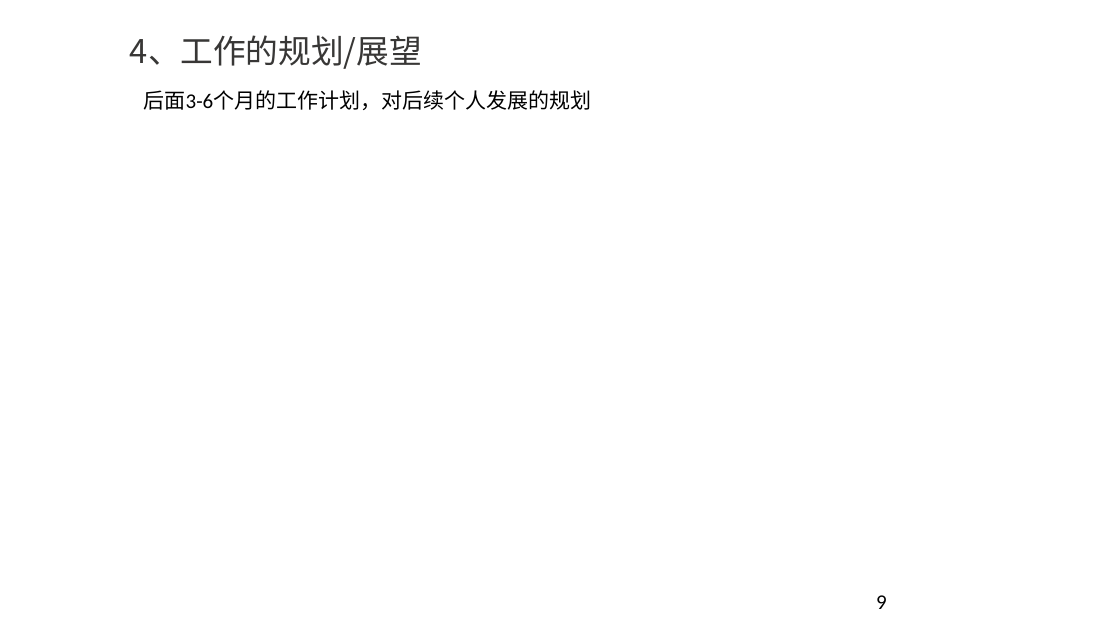
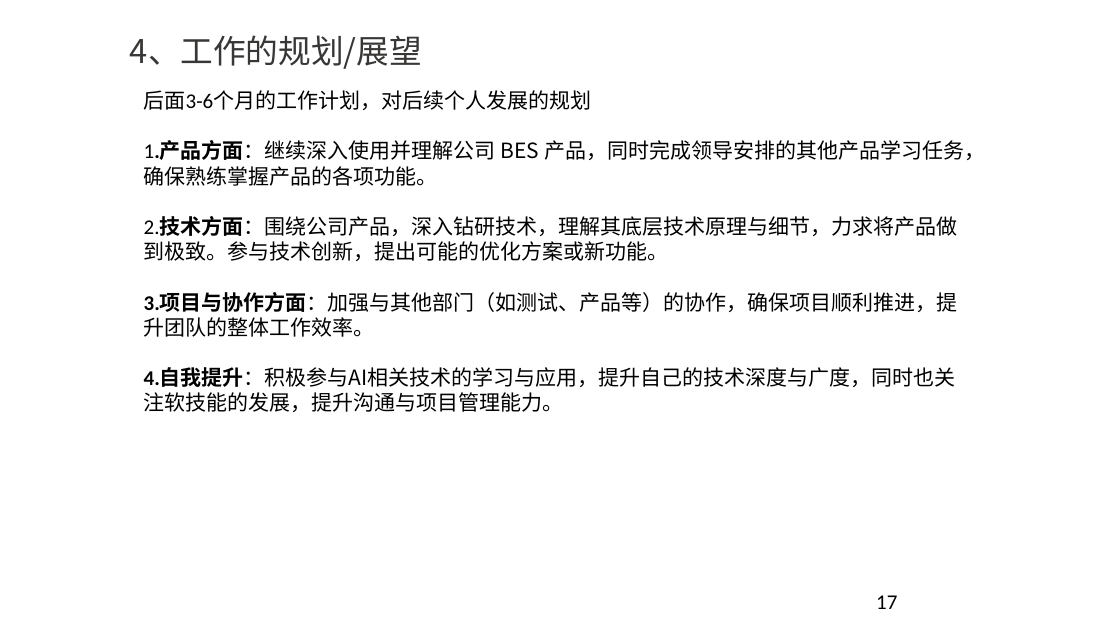
Before and after one commit to YouYouYouYouChe/Documents, a slide deck: slide 17 of 任职资格评审ppt-李世龙.pptx (slide 9 before the commit). Drawn at 1120x630 pixels with LibreOffice and Linux fonts; fonts in the diff are those of the drawing; background and template pictures are left out. Boxes give left, top, right and bottom in pixels: in the first picture for what was removed or moved away, otherwise in the second. Text is boxed around its words. In the diff, an @@ line names an element or a change of style, - is before the commit and + after.

```diff
--- a/任职资格评审ppt-李世龙.pptx
+++ b/任职资格评审ppt-李世龙.pptx
@@ text at (x1=144, y1=140, x2=985, y2=412): paragraphs added @@
+1.产品方面：继续深入使用并理解公司 BES 产品，同时完成领导安排的其他产品学习任务，确保熟练掌握产品的各项功能。
+2.技术方面：围绕公司产品，深入钻研技术，理解其底层技术原理与细节，力求将产品做到极致。参与技术创新，提出可能的优化方案或新功能。
+3.项目与协作方面：加强与其他部门（如测试、产品等）的协作，确保项目顺利推进，提升团队的整体工作效率。
+4.自我提升：积极参与AI相关技术的学习与应用，提升自己的技术深度与广度，同时也关注软技能的发展，提升沟通与项目管理能力。
@@ page number at (x1=876, y1=595, x2=897, y2=609): text changed @@
-9
+17
```
Also in this commit, not shown: 6 other slides changed, 8 slides added, 4 other files.
